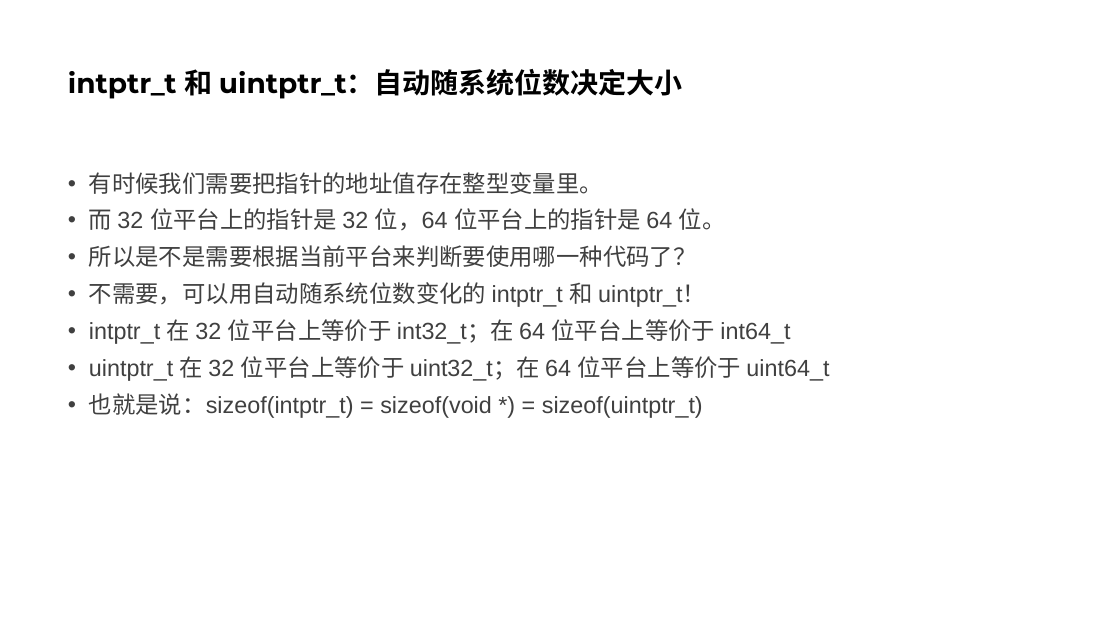
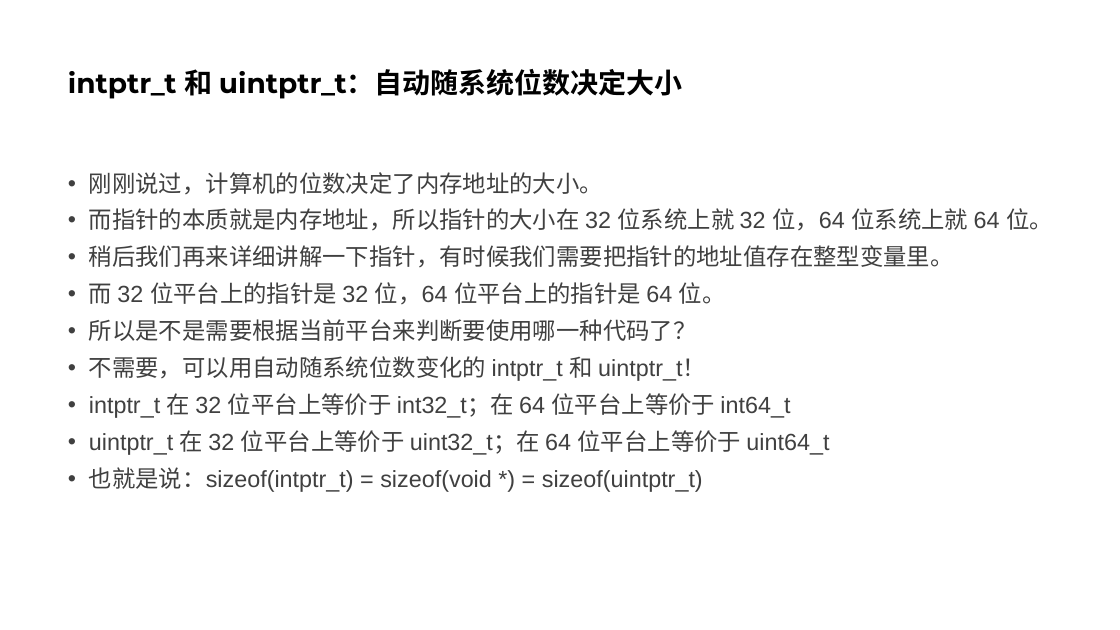
Before and after one commit to parallel101/course, a slide deck: slide 20 of 12/slides.pptx (slide 21 before the commit). Drawn at 1120x630 pixels with LibreOffice and Linux fonts; fonts in the diff are those of the drawing. Boxes give left, top, right and bottom in pixels: in the first picture for what was removed or moved away, otherwise in the second. Text is boxed around its words. In the diff, an @@ line names an element or a change of style, - is before the commit and + after.

```diff
--- a/12/slides.pptx
+++ b/12/slides.pptx
@@ text at (x1=89, y1=172, x2=1053, y2=267): text changed @@
-• 有时候我们需要把指针的地址值存在整型变量里。
+• 刚刚说过，计算机的位数决定了内存地址的大小。
+• 而指针的本质就是内存地址，所以指针的大小在 32 位系统上就 32 位，64 位系统上就 64 位。
+• 稍后我们再来详细讲解一下指针，有时候我们需要把指针的地址值存在整型变量里。
```
Also in this commit, not shown: 10 slides added, 1 slide removed, 13 other files.
